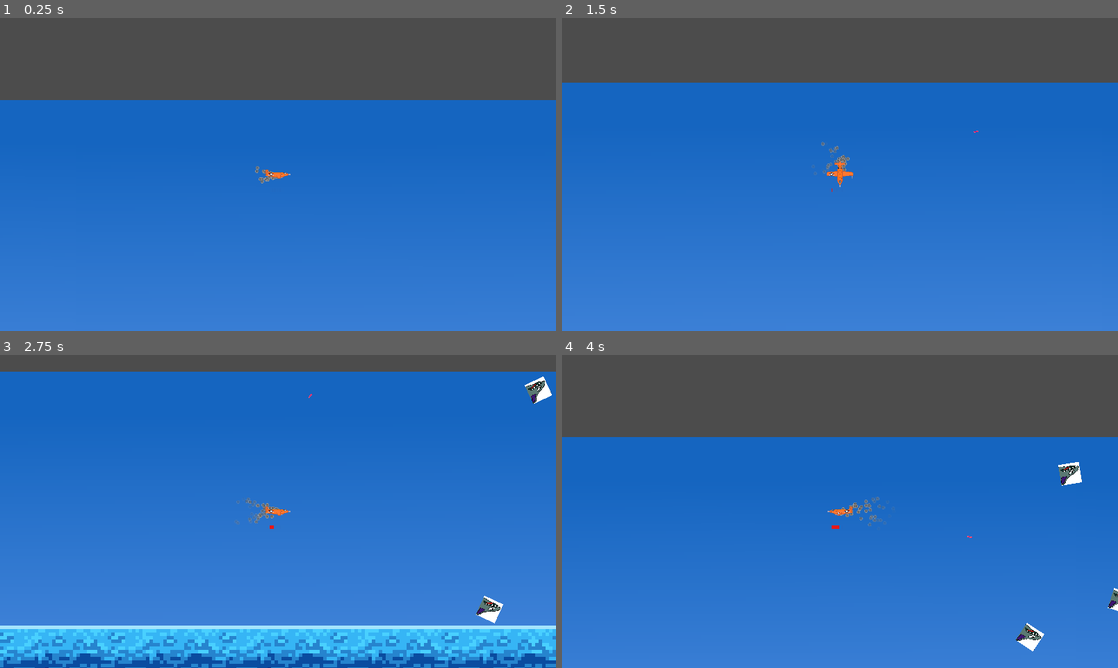
Above: before the commit, frames 1-4 (two rows, left to right).
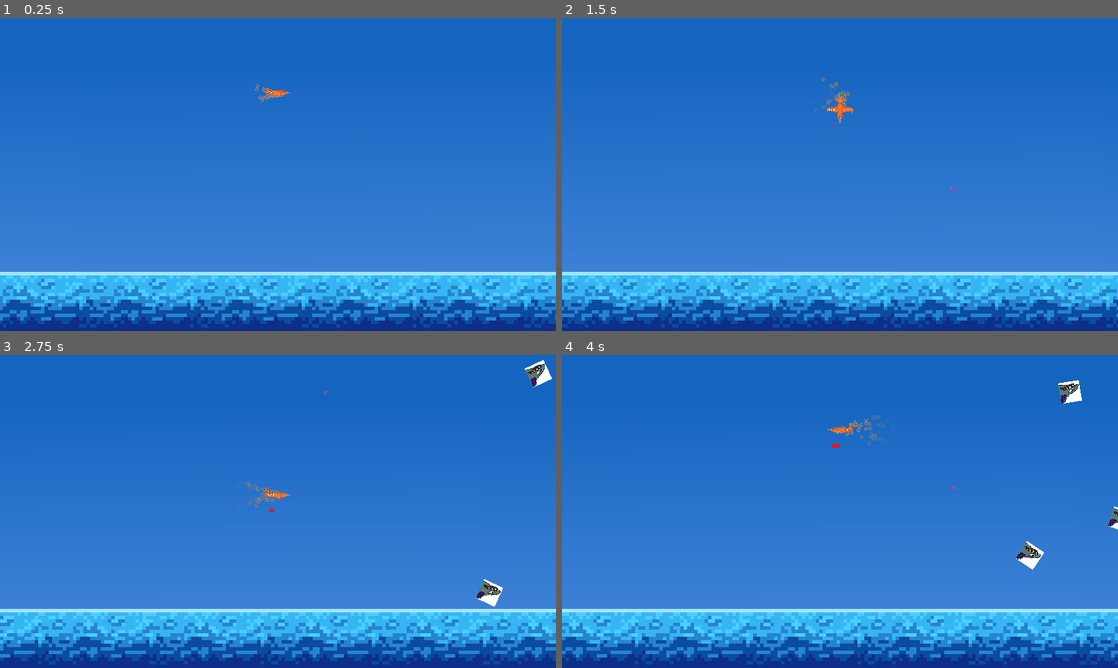
Above: after the commit, the same moments.

Repository: NOTsyrup/Plane-Game
Game: Godot game, scene res://Enemies/Main.tscn
Same seed, same stepped clock (60 frames per second), same inputs: the game is played once before the commit and once after it. The project has no main scene, so this scene is started directly.
Inputs (mouse positions are in pixels of both pictures, inside the frame that each line leads up to):
- Up to frame 1 (0.25 s): no input
- Up to frame 2 (1.5 s): move the mouse to (962, 158) at 0.52 s; hold D (player_right) 0.53-1.28 s; hold Space (shoot) 0.53-1.28 s; move the mouse to (728, 190) at 1.27 s; hold S (player_down) from 1.28 s (still down); tap Space (shoot) at 1.35 s
- Up to frame 3 (2.75 s): move the mouse to (333, 442) at 2.02 s; release S (player_down) at 2.03 s; hold D (player_right) from 2.03 s (still down); hold Space (shoot) from 2.03 s (still down)
- Up to frame 4 (4 s): move the mouse to (812, 574) at 2.77 s; release D (player_right) at 2.78 s; release Space (shoot) at 2.78 s; hold W (player_up) 2.78-3.53 s; tap Space (shoot) at 2.85 s; move the mouse to (1006, 558) at 3.52 s; hold A (player_left) from 3.53 s (still down); hold Space (shoot) from 3.53 s (still down)

The runs differ from the first frame. In frame 1, 41% of the frame differs, in the area x 0-100%, y 0-100%; in frame 2, 36%; in frame 3, 22%; in frame 4, 42%.

Commit message:
Added Player and Enemy interactability
Player can shoot and kill enemies, enemies can run into and kill player.

Diff:
--- /dev/null
+++ b/Enemies/Level.gd
@@ -0,0 +1,10 @@
+extends Node2D
+
+onready var Player = $Player
+
+func _ready():
+	print(Player)
+
+
+func get_player_lives():
+	return Player.LIVES
--- a/Enemies/Main.tscn
+++ b/Enemies/Main.tscn
@@ -1,13 +1,16 @@
-[gd_scene load_steps=4 format=2]
+[gd_scene load_steps=5 format=2]
 
 [ext_resource path="res://Enemies/Misc/Enemies.tscn" type="PackedScene" id=1]
 [ext_resource path="res://Level/DayBackgroundCamera.tscn" type="PackedScene" id=2]
 [ext_resource path="res://Player/Bell-X1.tscn" type="PackedScene" id=3]
+[ext_resource path="res://Enemies/Level.gd" type="Script" id=4]
 
 [node name="Main" type="Node2D"]
+script = ExtResource( 4 )
 
 [node name="Player" parent="." instance=ExtResource( 3 )]
 
 [node name="Camera2D" parent="Player" instance=ExtResource( 2 )]
 
-[node name="Enemies" parent="." instance=ExtResource( 1 )]
+[node name="Enemies" parent="Player" instance=ExtResource( 1 )]
+position = Vector2( -416, -172 )
--- a/Enemies/P-40/P-40 Enemy.gd
+++ b/Enemies/P-40/P-40 Enemy.gd
@@ -1,6 +1,9 @@
 extends KinematicBody2D
 
 export(int) var xSpawnPos
+export var lives = 1
+export var damage = 1
+var can_follow = true
 
 var playerPos:Vector2
 
@@ -14,8 +17,43 @@
 
 
 func _physics_process(delta):
-	playerPos = get_tree().get_root().get_node("/root/Main/Player").position
-	look_at(playerPos)
-	var velocity = position.direction_to(playerPos) * 125
-	if position.distance_to(playerPos) > 5:
-		velocity = move_and_slide(velocity)
+	check_player_death()
+	if can_follow:
+		playerPos = get_tree().get_root().get_node("/root/Main/Player").position
+		look_at(playerPos)
+		var velocity = position.direction_to(playerPos) * 125
+		if position.distance_to(playerPos) > 5:
+			velocity = move_and_slide(velocity)
+	else:
+		move_and_slide(Vector2.ZERO)
+
+
+func take_damage(damage):
+	lives -= damage
+	if lives <= 0:
+		$HitParticle.emitting = true
+		$AnimatedSprite.hide()
+		can_follow = false
+		$Timer.start()
+
+
+func death():
+	queue_free()
+
+
+func _on_Area2D_body_entered(body):
+	if body.name == "Player" and can_follow:
+		body.take_damage(1)
+		$HitParticle.emitting = true
+		$AnimatedSprite.hide()
+		can_follow = false
+		$Timer.start()
+
+
+func _on_Timer_timeout():
+	death()
+
+
+func check_player_death():
+	if get_parent().get_player_lives() <= 0:
+		can_follow = false
--- a/Enemies/P-40/P-40 Enemy.tscn
+++ b/Enemies/P-40/P-40 Enemy.tscn
@@ -1,7 +1,8 @@
-[gd_scene load_steps=5 format=2]
+[gd_scene load_steps=6 format=2]
 
 [ext_resource path="res://Enemies/P-40/P-40.png" type="Texture" id=1]
 [ext_resource path="res://Enemies/P-40/P-40 Enemy.gd" type="Script" id=2]
+[ext_resource path="res://Player/Particles/HitParticle.tscn" type="PackedScene" id=3]
 
 [sub_resource type="SpriteFrames" id=1]
 animations = [ {
@@ -25,3 +26,19 @@
 
 [node name="CollisionShape2D" type="CollisionShape2D" parent="."]
 shape = SubResource( 2 )
+
+[node name="Area2D" type="Area2D" parent="."]
+
+[node name="CollisionShape2D2" type="CollisionShape2D" parent="Area2D"]
+visible = false
+shape = SubResource( 2 )
+
+[node name="HitParticle" parent="." instance=ExtResource( 3 )]
+amount = 8
+initial_velocity = 159.0
+
+[node name="Timer" type="Timer" parent="."]
+one_shot = true
+
+[connection signal="body_entered" from="Area2D" to="." method="_on_Area2D_body_entered"]
+[connection signal="timeout" from="Timer" to="." method="_on_Timer_timeout"]
--- a/Level/DayBackgroundCamera.tscn
+++ b/Level/DayBackgroundCamera.tscn
@@ -4,6 +4,8 @@
 
 [node name="Camera2D" type="Camera2D"]
 current = true
+limit_top = 0
+limit_bottom = 0
 
 [node name="ParallaxBackground" type="ParallaxBackground" parent="."]
 scroll_ignore_camera_zoom = true
--- a/Player/BasePlane.gd
+++ b/Player/BasePlane.gd
@@ -140,3 +140,7 @@
 
 func _on_OnHitTimer_timeout():
 	can_take_damage = true
+
+
+func get_lives():
+	return LIVES
--- a/Projectiles/BaseProjectile.gd
+++ b/Projectiles/BaseProjectile.gd
@@ -2,6 +2,8 @@
 
 export var DAMAGE = 1
 export var SPEED = 100
+var death = false
+var can_hit = true
 var projectile_direction = Vector2.ZERO
 var target:Vector2
 
@@ -14,7 +16,8 @@
 func _physics_process(delta):
 #	projectile_direction = position.direction_to(target)
 	#print(forward_vector)
-	move_and_slide(forward_vector.normalized() * SPEED)
+	if can_hit:
+		move_and_slide(forward_vector.normalized() * SPEED)
 
 
 func _ready():
@@ -36,8 +39,12 @@
 
 
 func _on_Area2D_body_entered(body):
-	if body.has_method("take_damage") and body != plane_that_shot:
+	if body.has_method("take_damage") and body != plane_that_shot and can_hit:
 		body.take_damage(DAMAGE)
-		$HitParticle.emitting = true
 		$Sprite.hide()
-		queue_free()
+		can_hit = false
+		forward_vector = Vector2.ZERO
+
+
+func _on_Timer_timeout():
+	queue_free()
--- a/Projectiles/BaseProjectile.tscn
+++ b/Projectiles/BaseProjectile.tscn
@@ -1,9 +1,7 @@
-[gd_scene load_steps=5 format=2]
+[gd_scene load_steps=4 format=2]
 
 [ext_resource path="res://Sprites/base-projectile1.png" type="Texture" id=1]
 [ext_resource path="res://Projectiles/BaseProjectile.gd" type="Script" id=2]
-[ext_resource path="res://Player/Particles/HitParticle.tscn" type="PackedScene" id=3]
-
 
 [sub_resource type="RectangleShape2D" id=1]
 extents = Vector2( 3.5, 4 )
@@ -39,7 +37,9 @@
 [node name="VisibilityNotifier2D" type="VisibilityNotifier2D" parent="."]
 visible = false
 
-[node name="HitParticle" parent="." instance=ExtResource( 3 )]
+[node name="Timer" type="Timer" parent="."]
+one_shot = true
 
 [connection signal="body_entered" from="Area2D" to="." method="_on_Area2D_body_entered"]
 [connection signal="screen_exited" from="VisibilityNotifier2D" to="." method="_on_VisibilityNotifier2D_screen_exited"]
+[connection signal="timeout" from="Timer" to="." method="_on_Timer_timeout"]
